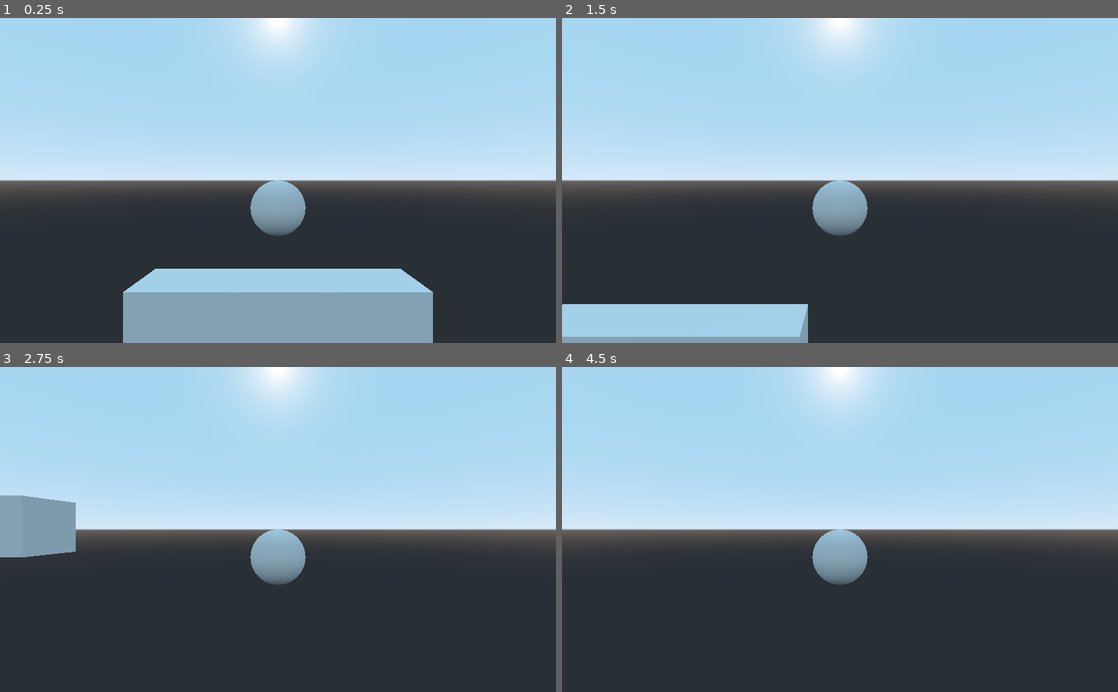
Above: before the commit, frames 1-4 (two rows, left to right).
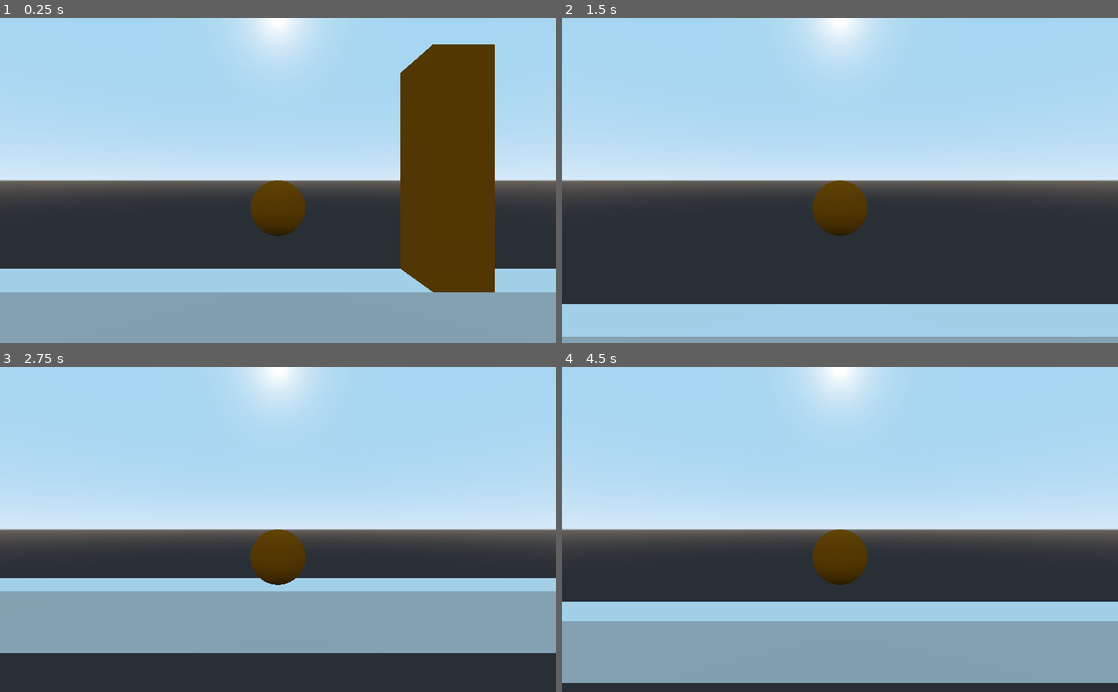
Above: after the commit, the same moments.

Repository: tomas7770/puzzle-ball
Game: Godot game, scene res://Scenes/TestScene.tscn
Two runs of this game, one before a commit and one after it. Both use one fixed random seed, a clock stepped at 60 frames per second and the inputs below.
Inputs:
- Up to frame 1 (0.25 s): no input
- Up to frame 2 (1.5 s): hold Right (plr1_right) 0.53-1.28 s; tap Space (plr1_jump) at 0.77 s; hold Left (plr1_left) from 1.28 s (still down)
- Up to frame 3 (2.75 s): tap Space (plr1_jump) at 1.52 s; release Left (plr1_left) at 2.03 s; hold Right (plr1_right) from 2.03 s (still down)
- Up to frame 4 (4.5 s): tap Space (plr1_jump) at 3.02, 3.77 s; release Right (plr1_right) at 3.53 s; hold Left (plr1_left) from 3.53 s (still down)

The runs differ from the first frame. In frame 1, 23% of the frame differs, in the area x 0-100%, y 8-100%; in frame 2, 8.1%; in frame 3, 27%, in the area x 0-100%, y 39-89%; in frame 4, 26%.

Commit message:
Implement colored doors and keys

Diff:
--- /dev/null
+++ b/Const.gd
@@ -0,0 +1,4 @@
+# Definition of global constants
+extends Node
+
+enum COLOR_CODE {BROWN, GRAY, BLUE}
--- /dev/null
+++ b/Scenes/ColoredDoor/ColoredDoor.gd
@@ -0,0 +1,9 @@
+extends PhysicsBody
+
+onready var sensor = $ColoredSensor
+
+func _ready():
+	sensor.connect("activated", self, "_on_sensor_activated")
+
+func _on_sensor_activated():
+	queue_free()
--- /dev/null
+++ b/Scenes/ColoredKey/ColoredKey.gd
@@ -0,0 +1,13 @@
+# Colored key activates a colored sensor of the same color
+extends Area
+
+export(Const.COLOR_CODE) var color
+export(Shape) var shape
+
+onready var collision_shape = $CollisionShape
+
+func _ready():
+	collision_shape.shape = shape
+
+func get_color_code():
+	return color
--- /dev/null
+++ b/Scenes/ColoredKey/ColoredKey.tscn
@@ -0,0 +1,8 @@
+[gd_scene load_steps=2 format=2]
+
+[ext_resource path="res://Scenes/ColoredKey/ColoredKey.gd" type="Script" id=1]
+
+[node name="ColoredKey" type="Area"]
+script = ExtResource( 1 )
+
+[node name="CollisionShape" type="CollisionShape" parent="."]
--- /dev/null
+++ b/Scenes/ColoredSensor/ColoredSensor.gd
@@ -0,0 +1,16 @@
+# Colored sensor detects a colored key of the same color and emits a signal
+extends Area
+
+signal activated
+
+export(Const.COLOR_CODE) var color
+export(Shape) var shape
+
+onready var collision_shape = $CollisionShape
+
+func _ready():
+	collision_shape.shape = shape
+
+func _on_ColoredSensor_area_entered(area):
+	if area.has_method("get_color_code") && area.get_color_code() == color:
+		emit_signal("activated")
--- /dev/null
+++ b/Scenes/ColoredSensor/ColoredSensor.tscn
@@ -0,0 +1,10 @@
+[gd_scene load_steps=2 format=2]
+
+[ext_resource path="res://Scenes/ColoredSensor/ColoredSensor.gd" type="Script" id=2]
+
+[node name="ColoredSensor" type="Area"]
+script = ExtResource( 2 )
+
+[node name="CollisionShape" type="CollisionShape" parent="."]
+
+[connection signal="area_entered" from="." to="." method="_on_ColoredSensor_area_entered"]
--- a/Scenes/PlayerBall/PlayerBall.tscn
+++ b/Scenes/PlayerBall/PlayerBall.tscn
@@ -1,10 +1,15 @@
-[gd_scene load_steps=4 format=2]
+[gd_scene load_steps=6 format=2]
 
 [ext_resource path="res://Scenes/PlayerBall/PlayerBall.gd" type="Script" id=1]
+[ext_resource path="res://Scenes/ColoredKey/ColoredKey.tscn" type="PackedScene" id=2]
 
 [sub_resource type="SphereShape" id=1]
 
+[sub_resource type="SpatialMaterial" id=3]
+albedo_color = Color( 0.619608, 0.329412, 0, 1 )
+
 [sub_resource type="SphereMesh" id=2]
+material = SubResource( 3 )
 
 [node name="PlayerBall" type="RigidBody"]
 axis_lock_linear_z = true
@@ -28,3 +33,6 @@
 [node name="RayCast3" type="RayCast" parent="JumpRayCasts"]
 transform = Transform( 1, 0, 0, 0, 1, 0, 0, 0, 1, -0.5, 0, 0 )
 enabled = true
+
+[node name="ColoredKey" parent="." instance=ExtResource( 2 )]
+shape = SubResource( 1 )
--- a/Scenes/TestScene.tscn
+++ b/Scenes/TestScene.tscn
@@ -1,14 +1,26 @@
-[gd_scene load_steps=6 format=2]
+[gd_scene load_steps=11 format=2]
 
 [ext_resource path="res://Scenes/PlayerBall/PlayerBall.tscn" type="PackedScene" id=1]
 [ext_resource path="res://Scenes/PlayerCamera/PlayerCamera.tscn" type="PackedScene" id=2]
 [ext_resource path="res://Scenes/TestScene.gd" type="Script" id=3]
+[ext_resource path="res://Scenes/ColoredSensor/ColoredSensor.tscn" type="PackedScene" id=4]
+[ext_resource path="res://Scenes/ColoredDoor/ColoredDoor.gd" type="Script" id=5]
 
 [sub_resource type="BoxShape" id=1]
-extents = Vector3( 5, 1, 1 )
+extents = Vector3( 20, 1, 1 )
 
 [sub_resource type="CubeMesh" id=2]
-size = Vector3( 10, 2, 2 )
+size = Vector3( 40, 2, 2 )
+
+[sub_resource type="BoxShape" id=3]
+extents = Vector3( 1, 4, 1 )
+
+[sub_resource type="SpatialMaterial" id=5]
+albedo_color = Color( 0.619608, 0.329412, 0, 1 )
+
+[sub_resource type="CubeMesh" id=4]
+material = SubResource( 5 )
+size = Vector3( 2, 8, 2 )
 
 [node name="TestScene" type="Spatial"]
 script = ExtResource( 3 )
@@ -26,3 +38,16 @@
 
 [node name="MeshInstance" type="MeshInstance" parent="StaticBody"]
 mesh = SubResource( 2 )
+
+[node name="StaticBody2" type="StaticBody" parent="."]
+transform = Transform( 1, 0, 0, 0, 1, 0, 0, 0, 1, 6, 3.48, 0 )
+script = ExtResource( 5 )
+
+[node name="ColoredSensor" parent="StaticBody2" instance=ExtResource( 4 )]
+shape = SubResource( 3 )
+
+[node name="CollisionShape" type="CollisionShape" parent="StaticBody2"]
+shape = SubResource( 3 )
+
+[node name="MeshInstance" type="MeshInstance" parent="StaticBody2"]
+mesh = SubResource( 4 )
--- a/project.godot
+++ b/project.godot
@@ -13,6 +13,10 @@
 config/name="Puzzle Ball"
 run/main_scene="res://Scenes/TestScene.tscn"
 config/icon="res://icon.png"
+
+[autoload]
+
+Const="*res://Const.gd"
 
 [display]
 
